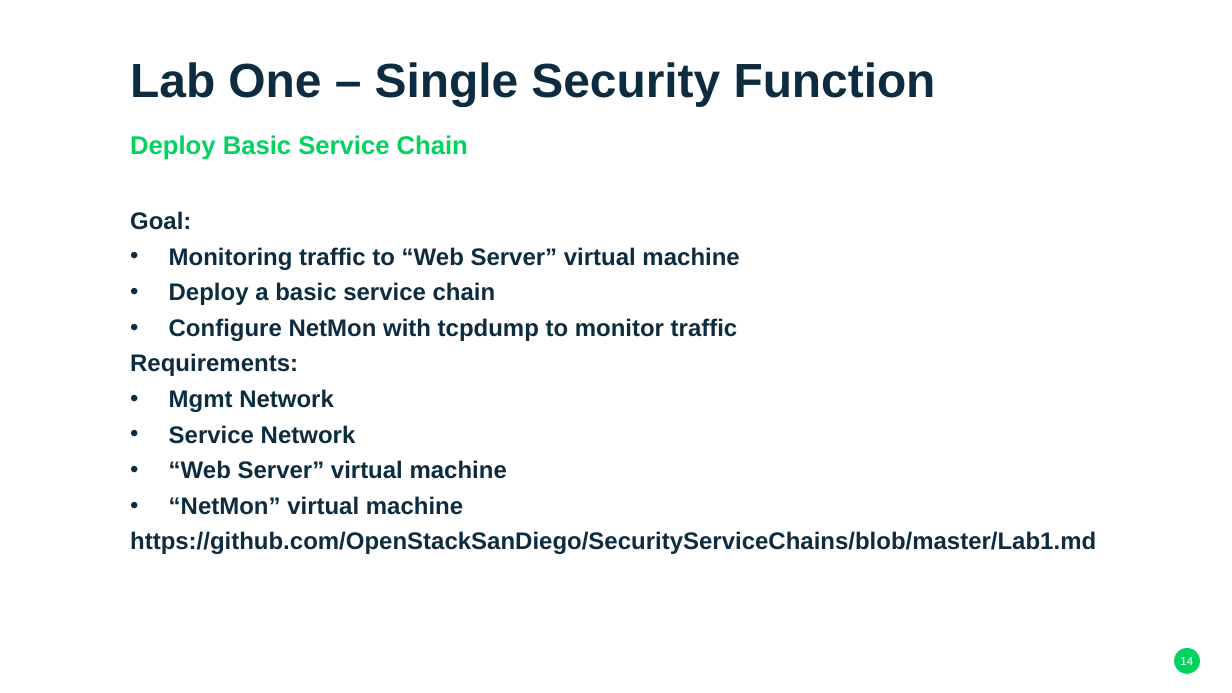
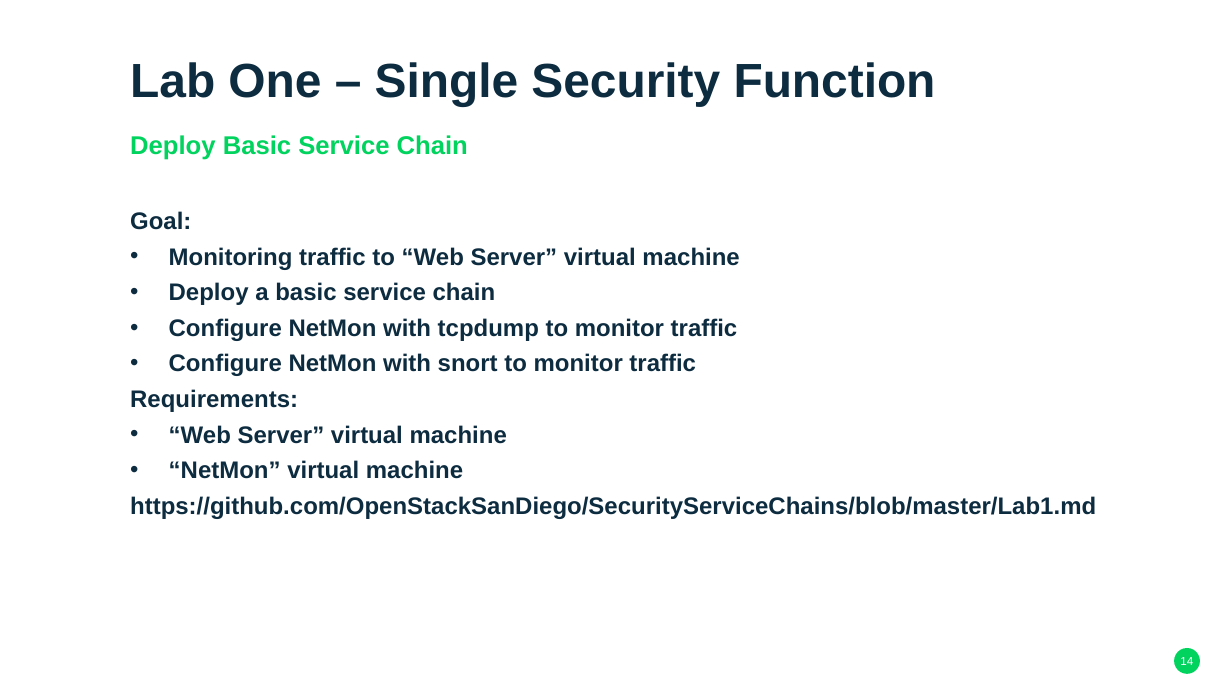
Before and after one commit to OpenStackSanDiego/SecurityServiceChains, a slide deck: slide 14 of Virtualized Security Functions - SUSE Format.pptx. Drawn at 1232x693 pixels with LibreOffice and Linux fonts; fonts in the diff are those of the drawing; background and template pictures are left out. Boxes give left, top, right and bottom in pixels: in the first picture for what was removed or moved away, otherwise in the second. Text is boxed around its words. In the diff, an @@ line names an element or a change of style, - is before the commit and + after.

```diff
--- a/Virtualized Security Functions - SUSE Format.pptx
+++ b/Virtualized Security Functions - SUSE Format.pptx
@@ text at <box>169,353,696,376</box>: paragraph added @@
+• Configure NetMon with snort to monitor traffic
@@ text at <box>169,389,356,444</box>: paragraphs removed @@
-• Mgmt Network
-• Service Network
```
Also in this commit, not shown: 6 other slides changed, 1 slide added.
